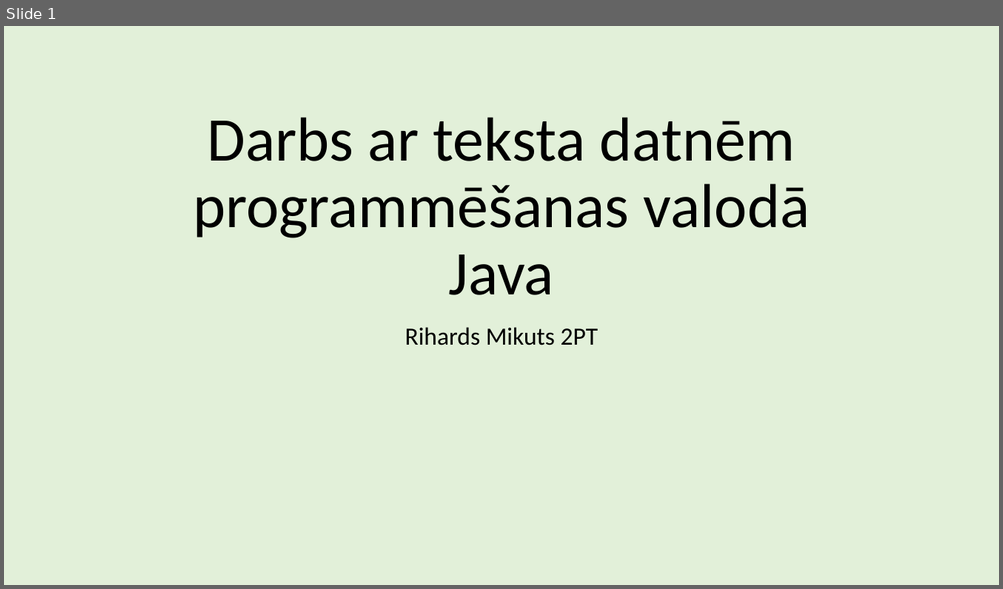
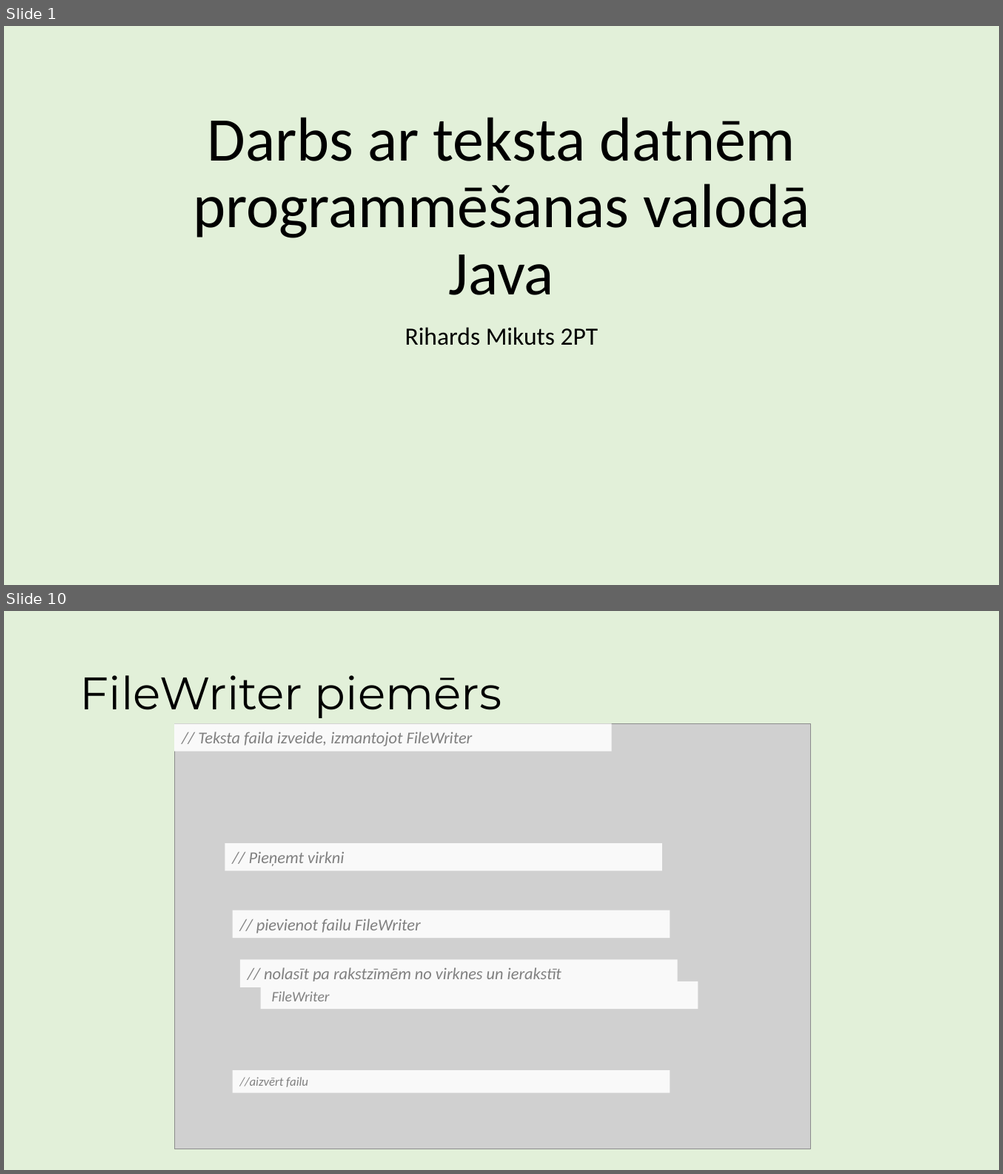
Before and after one commit to ricciss/TekstaDatnes, a slide deck: MacibuMaterials.pptx. Shown one above the other, each under a label of ours: slide 1 before the commit, slides 1 and 10 after it; the slides between them are not shown. The pictures are 1003x589 and 1003x1174 pixels, drawn with LibreOffice and Linux fonts; fonts in the diff are those of the drawing; grey boxes stand for pictures. Boxes give left, top, right and bottom in pixels: in the first picture for what was removed or moved away, otherwise in the second. Text is boxed around its words. In the diff, an @@ line names an element or a change of style, - is before the commit and + after.

Commit message:
Izveidota informācija par pakotni un FileWriter

```diff
--- a/MacibuMaterials.pptx
+++ b/MacibuMaterials.pptx
@@ slide 10 added at [4,611,999,1170], background #E2F0D9 @@
@@ title added at [79,675,502,718], 44 pt, text #000000 @@
+FileWriter piemērs
@@ picture added at [174,723,810,1150] @@
@@ rectangle added at [174,723,612,752], fill #F9F9F9, 16 pt, text #808080, italic @@
+// Teksta faila izveide, izmantojot FileWriter
@@ rectangle added at [225,844,662,871], fill #F9F9F9, 16 pt, text #808080, italic @@
+// Pieņemt virkni
@@ rectangle added at [233,911,669,939], fill #F9F9F9, 16 pt, text #808080, italic @@
+// pievienot failu FileWriter
@@ rectangle added at [240,960,677,988], fill #F9F9F9, 16 pt, text #808080, italic @@
+// nolasīt pa rakstzīmēm no virknes un ierakstīt
@@ rectangle added at [261,982,698,1009], fill #F9F9F9, 14 pt, text #808080, italic @@
+FileWriter
@@ rectangle added at [233,1071,669,1093], fill #F9F9F9, 12 pt, text #808080, italic @@
+//aizvērt failu
```
Also in this commit, not shown: 1 slide changed, 7 other slides added.
